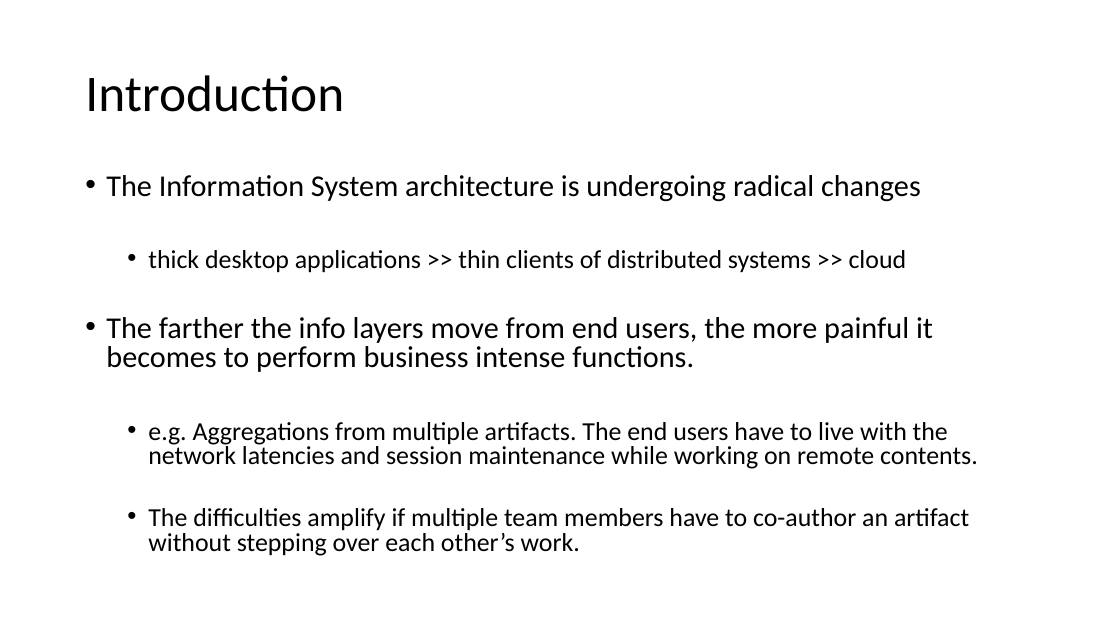
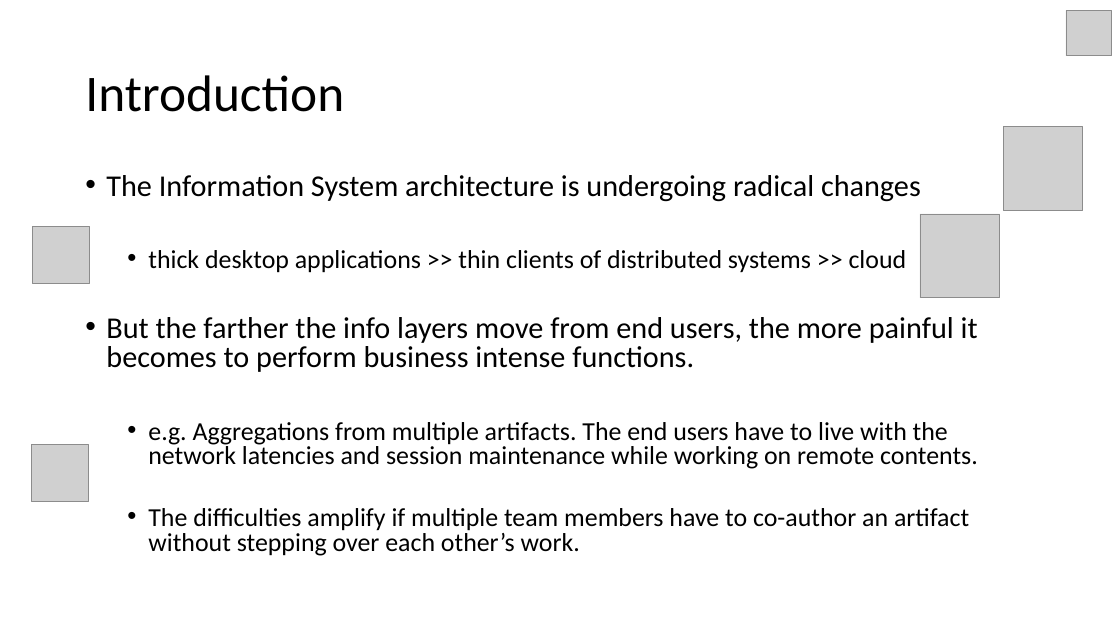
Before and after one commit to vibeeshK/CollabTracker, a slide deck: slide 2 of Documents/CollabTracker_Intro.pptx. Drawn at 1120x630 pixels with LibreOffice and Linux fonts; fonts in the diff are those of the drawing; grey boxes stand for pictures; background and template pictures are left out. Boxes give left, top, right and bottom in pixels: in the first picture for what was removed or moved away, otherwise in the second. Text is boxed around its words. In the diff, an @@ line names an element or a change of style, - is before the commit and + after.

```diff
--- a/Documents/CollabTracker_Intro.pptx
+++ b/Documents/CollabTracker_Intro.pptx
@@ picture added at (x1=1066, y1=10, x2=1112, y2=55) @@
@@ picture added at (x1=1003, y1=127, x2=1083, y2=211) @@
@@ picture added at (x1=33, y1=226, x2=90, y2=283) @@
@@ picture added at (x1=920, y1=214, x2=1000, y2=298) @@
@@ text at (x1=106, y1=317, x2=978, y2=372): text changed @@
-• The farther the info layers move from end users, the more painful it becomes to perform business intense functions.
+• But the farther the info layers move from end users, the more painful it becomes to perform business intense functions.
@@ picture added at (x1=32, y1=444, x2=89, y2=502) @@
```
Also in this commit, not shown: 16 other slides changed, 1 other file.
